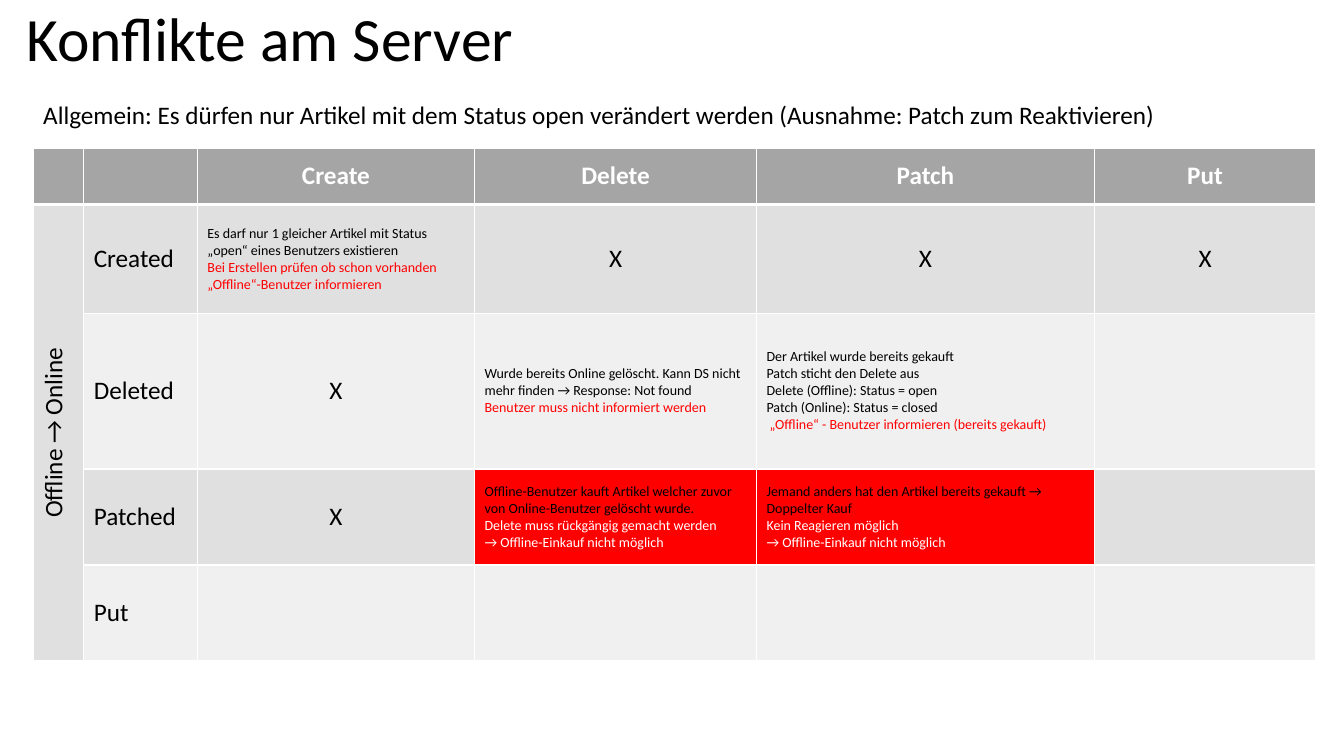
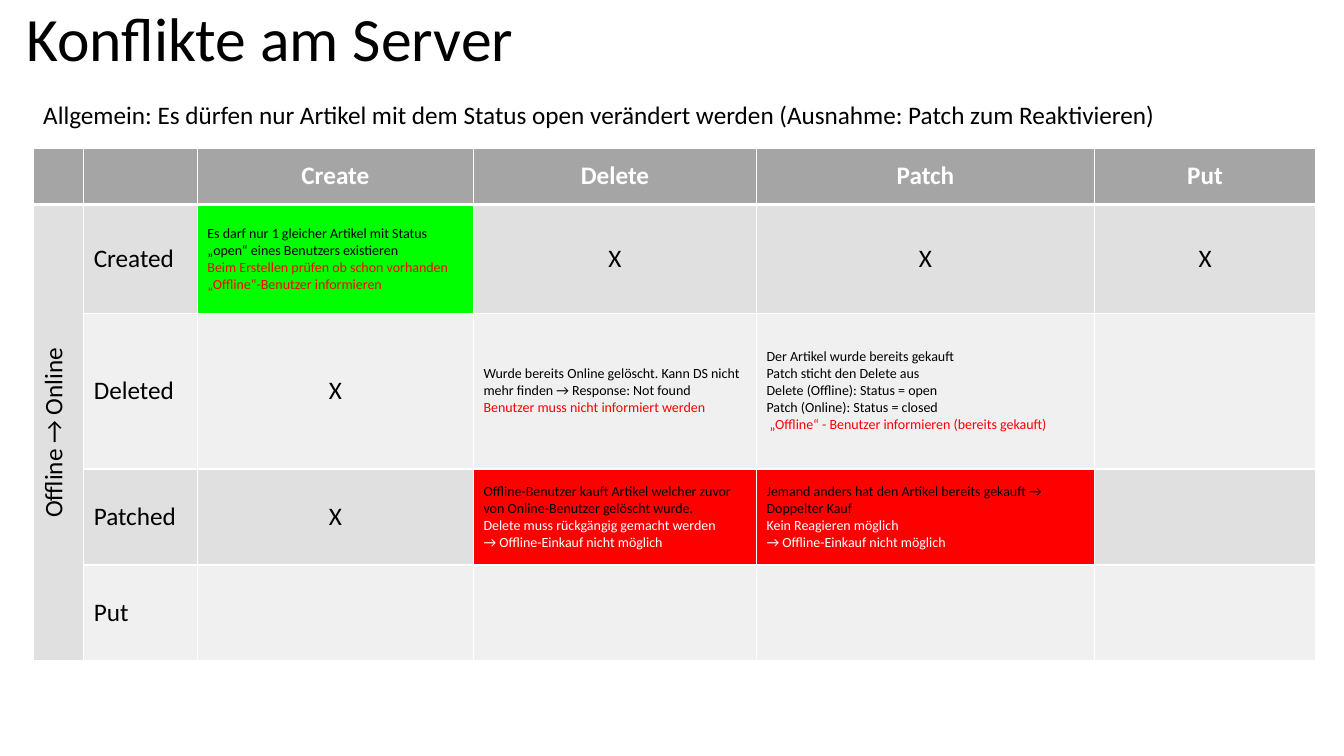
Before and after one commit to MarcoSch1988/mobilecomputing, a slide deck: slide 2 of 0_Dokumentation/Client.pptx. Drawn at 1344x756 pixels with LibreOffice and Linux fonts; fonts in the diff are those of the drawing. Boxes give left, top, right and bottom in pixels: in the first picture for what was removed or moved away, otherwise in the second. Text is boxed around its words. In the diff, an @@ line names an element or a change of style, - is before the commit and + after.

```diff
--- a/0_Dokumentation/Client.pptx
+++ b/0_Dokumentation/Client.pptx
@@ table at box(33, 148, 1317, 661) @@
-row 2, column 3: Es darf nur 1 gleicher Artikel mit Status „open“ eines Benutzers existieren / Bei Erstellen prüfen ob schon vorhanden / „Offline“-Benutzer informieren
+row 2, column 3: Es darf nur 1 gleicher Artikel mit Status „open“ eines Benutzers existieren / Beim Erstellen prüfen ob schon vorhanden / „Offline“-Benutzer informieren
@@ fill #E1E1E1 to #00FF00 in row 2, column 3 @@
```
Also in this commit, not shown: 10 other files.
